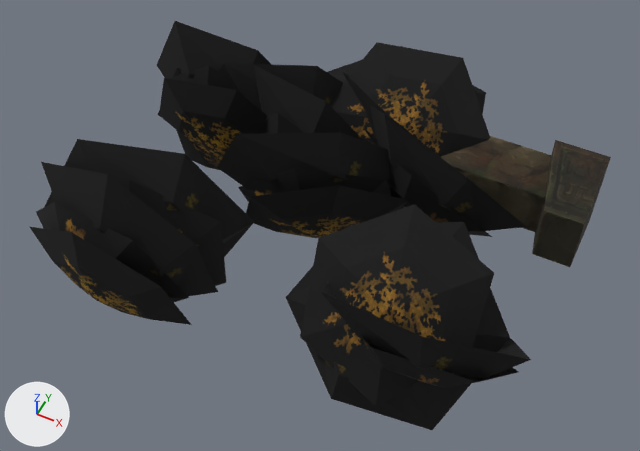
An edit to the OBJ model sceneobjs/huodong_fuben_330/huodong_fuben_330_langan_01a.obj, drawn before and after from the same camera.
Camera for both pictures: a 50 mm camera at (104.0, -302.0, 285.0) aimed at (-13.0, -69.0, -6.0). Arrows for +X, +Y and +Z are at lower left; the lights stay in place. Where no turn or scale is listed for an object, it has been applied to the vertices. Vertices at the same position are counted once.

In view in the first picture: 'huodong_fuben_330_langan_01a'.
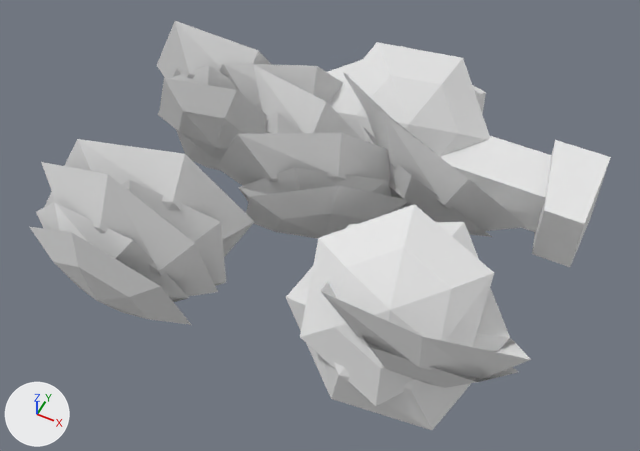
The change, as a diff of the scene's bpy script:
```diff
--- a/sceneobjs/huodong_fuben_330/huodong_fuben_330_langan_01a.obj.py
+++ b/sceneobjs/huodong_fuben_330/huodong_fuben_330_langan_01a.obj.py
@@ mat_material_3_1 @@
+mat_material_3_1 = principled_material('material_3')
+mat_material_3_1.base_color = (0.8, 0.8, 0.8)  # white #e7e7e7
+mat_material_3_1.roughness = 1.0
@@ mat_material_4_1 @@
+mat_material_4_1 = principled_material('material_4')
+mat_material_4_1.base_color = (0.8, 0.8, 0.8)  # white #e7e7e7
+mat_material_4_1.roughness = 1.0
@@ mat_material_5_1 @@
+mat_material_5_1 = principled_material('material_5')
+mat_material_5_1.base_color = (0.8, 0.8, 0.8)  # white #e7e7e7
+mat_material_5_1.roughness = 1.0
@@ mat_material_1_1 @@
+mat_material_1_1 = principled_material('material_1')
+mat_material_1_1.base_color = (0.8, 0.8, 0.8)  # white #e7e7e7
+mat_material_1_1.roughness = 1.0
@@ me_huodong_fuben_330_langan_01a @@
 me_huodong_fuben_330_langan_01a.from_pydata(...)  # 367 vertices, 504 faces; spans x -127.0..93.0, y -151.0..20.0, z -57.0..55.0
 # used by ob_huodong_fuben_330_langan_01a; location = (0.0, 0.0, 0.0)
+# me_huodong_fuben_330_langan_01a part 1: all 54 faces that had it switch from mat_material_3 (picture img_anhei_zhiwu01_01_png) to mat_material_3_1 (white #e7e7e7)
+# me_huodong_fuben_330_langan_01a part 2: all 216 faces that had it switch from mat_material_4 (picture img_anhei_zhiwu01_02_png) to mat_material_4_1 (white #e7e7e7)
+# me_huodong_fuben_330_langan_01a part 3: all 216 faces that had it switch from mat_material_5 (picture img_anhei_zhiwu01_03_png) to mat_material_5_1 (white #e7e7e7)
+# me_huodong_fuben_330_langan_01a part 4: all 18 faces that had it switch from mat_material_1 (picture img_huodong_fuben_330_men_01_01_png) to mat_material_1_1 (white #e7e7e7)
```

What differs and where, as boxes (x1, y1, x2, y2) in the pictures (640 x 451 px):
part 1 of me_huodong_fuben_330_langan_01a, recoloured (black to grey): (30, 78, 407, 325) in both
part 2 of me_huodong_fuben_330_langan_01a, recoloured (black to white): (36, 42, 519, 406) in both
part 3 of me_huodong_fuben_330_langan_01a, recoloured (black to grey): (41, 21, 531, 430) in both
part 4 of me_huodong_fuben_330_langan_01a, recoloured: (440, 136, 611, 267) in both
